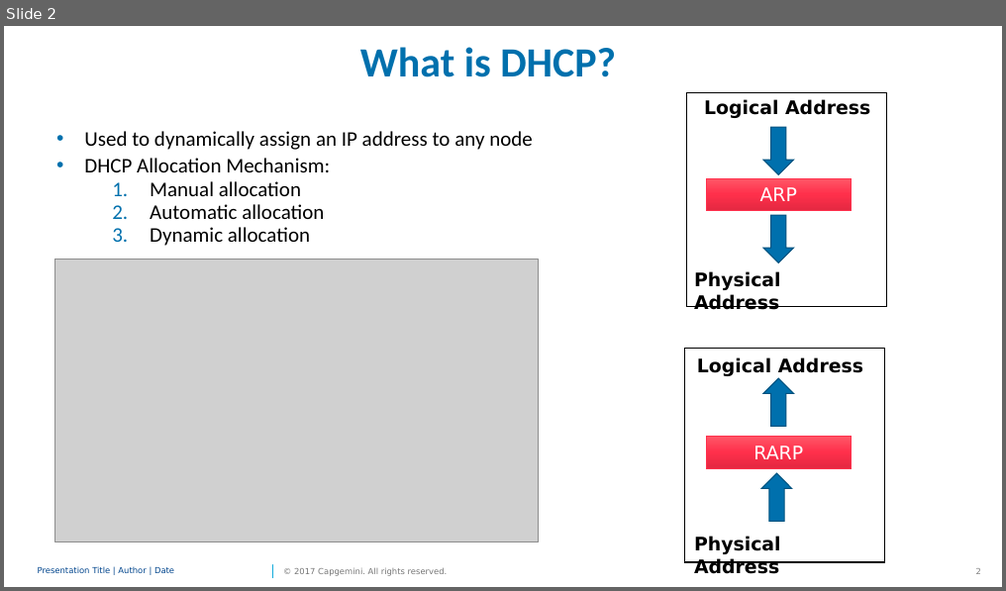
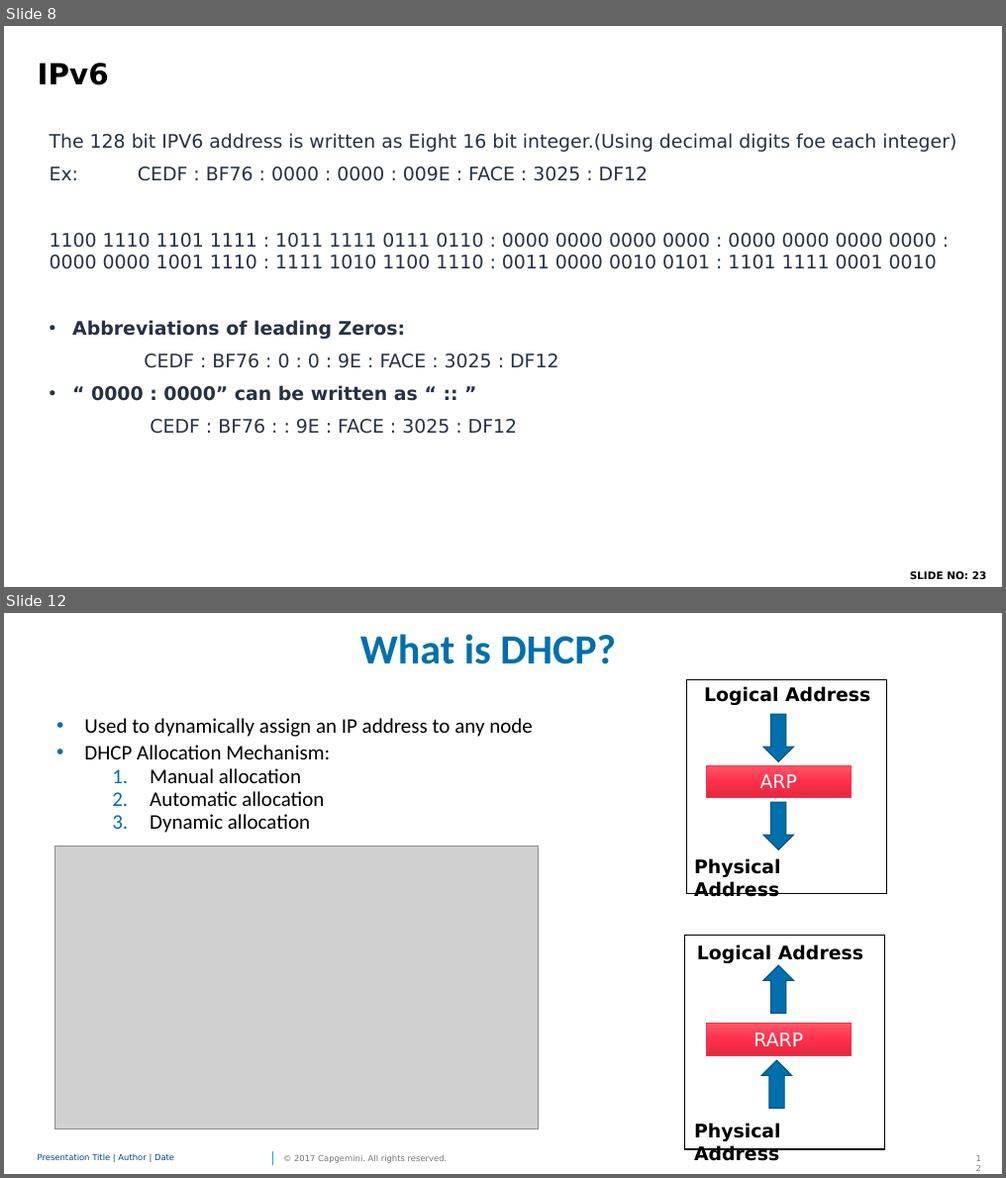
Before and after one commit to PriyalPotnis/m1, a slide deck: M1.pptx. Shown one above the other, each under a label of ours: slide 2 before the commit, slides 8 and 12 after it; the slides between them are not shown. The pictures are 1006x591 and 1006x1178 pixels, drawn with LibreOffice and Linux fonts; fonts in the diff are those of the drawing; grey boxes stand for pictures; background and template pictures are left out. Boxes give left, top, right and bottom in pixels: in the first picture for what was removed or moved away, otherwise in the second. Text is boxed around its words. In the diff, an @@ line names an element or a change of style, - is before the commit and + after.

```diff
--- a/M1.pptx
+++ b/M1.pptx
@@ slide 8 added at (4,26,1002,587), background #FFFFFF @@
@@ title added at (38,63,109,85), 28 pt, text #000000, bold @@
+IPv6
@@ text added at (50,133,956,434), 18 pt, text #263147 @@
+The 128 bit IPV6 address is written as Eight 16 bit integer.(Using decimal digits foe each integer)
+Ex: CEDF : BF76 : 0000 : 0000 : 009E : FACE : 3025 : DF12
+1100 1110 1101 1111 : 1011 1111 0111 0110 : 0000 0000 0000 0000 : 0000 0000 0000 0000 : 0000 0000 1001 1110 : 1111 1010 1100 1110 : 0011 0000 0010 0101 : 1101 1111 0001 0010
+• Abbreviations of leading Zeros:
+CEDF : BF76 : 0 : 0 : 9E : FACE : 3025 : DF12
+• “ 0000 : 0000” can be written as “ :: ”
+CEDF : BF76 : : 9E : FACE : 3025 : DF12
@@ text added at (910,571,987,582), 10 pt, text #000000, bold @@
+SLIDE NO: 23
@@ what was slide 2 is now slide 12 @@
```
Also in this commit, not shown: 4 slides changed, 9 other slides added.
